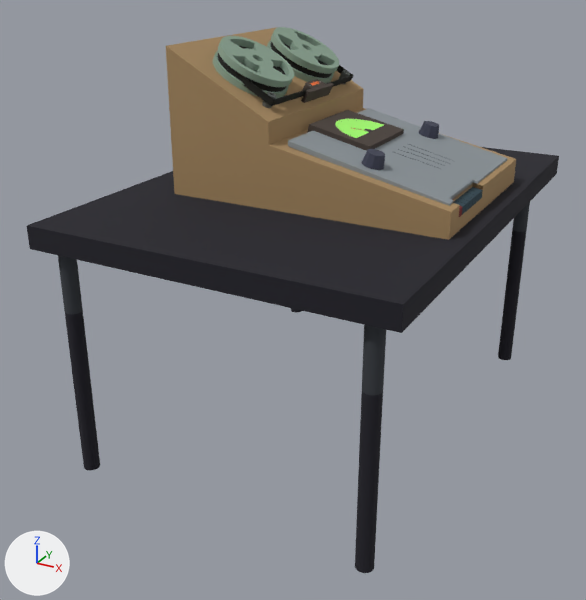
An edit to the OBJ model ProyectoFinal/ProyectoFinal/Models/reproductor/reproductor.obj, drawn before and after from the same camera.
Camera for both pictures: a camera (50 mm lens) standing at (1.68, -4.56, 3.26) and looking at (-0.69, -0.24, 1.1). Arrows for +X, +Y and +Z are at lower left; the lights stay in place. Where no turn or scale is listed for an object, it has been applied to the vertices. Vertices at the same position are counted once.

Script lines for the objects in view, before the commit:
```python
me_reproductor = bpy.data.meshes.new('reproductor')
me_reproductor.from_pydata(...)  # 2132 vertices, 2130 faces; spans x -1.68..0.55, y -1.51..1.56, z 0.23..2.75
me_reproductor.materials.append(mat_lambert5sg)  # picture img_metal_png
me_reproductor.materials.append(mat_lambert13sg)  # picture img_boton_png
me_reproductor.materials.append(mat_lambert6sg)  # picture img_boton_png
me_reproductor.materials.append(mat_lambert10sg)  # picture img_apoyo_png
me_reproductor.materials.append(mat_lambert9sg)  # picture img_madera_arriba_png
me_reproductor.materials.append(mat_lambert4sg)  # picture img_cinta_png
me_reproductor.materials.append(mat_lambert8sg)  # picture img_medidor_png
me_reproductor.materials.append(mat_lambert3sg)  # picture img_botones_png
me_reproductor.materials.append(mat_lambert2sg)  # picture img_caja_png
me_reproductor.materials.append(mat_lambert11sg)  # picture img_mesa_png
me_reproductor.materials.append(mat_lambert12sg)  # picture img_patas_png
me_reproductor.materials.append(mat_lambert7sg)  # picture img_disco_png
ob_reproductor = bpy.data.objects.new('reproductor', me_reproductor)
ob_reproductor.location = (0.0, 0.0, 0.0)
```
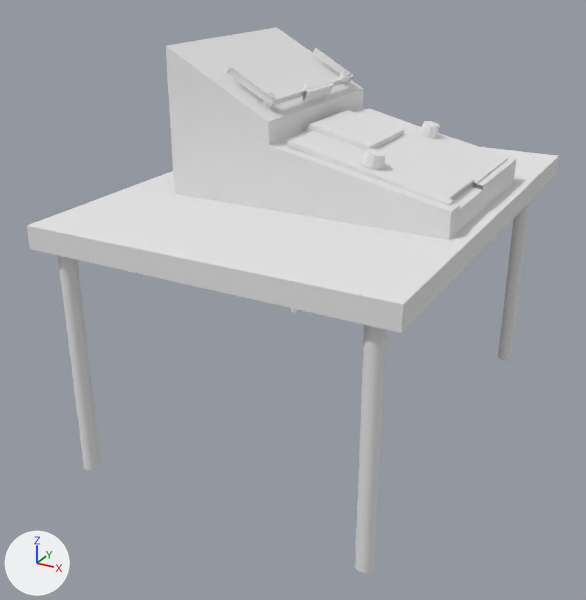
Boxes [x1, y1, x2, y2] around the edits, measured in the pictures (586 x 600 px):
part 1 of me_reproductor, deleted: before [213, 36, 294, 99]
part 2 of me_reproductor, deleted: before [267, 27, 339, 84]
part 3 of me_reproductor, recoloured (grey to white): [288, 108, 508, 206] in both
part 4 of me_reproductor, recoloured (blue to white): [361, 149, 385, 170] in both
part 5 of me_reproductor, recoloured (blue to white): [419, 121, 439, 139] in both
part 6 of me_reproductor, recoloured: [262, 70, 350, 108] in both
part 7 of me_reproductor, recoloured (grey to white): [301, 79, 334, 103] in both
part 8 of me_reproductor, recoloured (black to grey): [228, 65, 354, 106] in both
part 9 of me_reproductor, recoloured: [307, 110, 404, 151] in both
part 10 of me_reproductor, recoloured (blue to white): [453, 187, 483, 217] in both
part 11 of me_reproductor, recoloured (brown to white): [166, 27, 516, 240] in both
part 12 of me_reproductor, recoloured (black to white): [27, 147, 559, 333] in both
part 13 of me_reproductor, recoloured (black to grey): [58, 202, 530, 573] in both

The change, as a list of edits to the scene's bpy script:
```text
Add mat_reproductor1_lambert10sg:
    mat_reproductor1_lambert10sg = principled_material('reproductor1:lambert10SG')
    mat_reproductor1_lambert10sg.base_color = (0.8, 0.8, 0.8)  # white #e7e7e7
    mat_reproductor1_lambert10sg.roughness = 1.0
Add mat_reproductor1_lambert2sg:
    mat_reproductor1_lambert2sg = principled_material('reproductor1:lambert2SG')
    mat_reproductor1_lambert2sg.base_color = (0.8, 0.8, 0.8)  # white #e7e7e7
    mat_reproductor1_lambert2sg.roughness = 1.0
Add mat_reproductor1_lambert8sg:
    mat_reproductor1_lambert8sg = principled_material('reproductor1:lambert8SG')
    mat_reproductor1_lambert8sg.base_color = (0.8, 0.8, 0.8)  # white #e7e7e7
    mat_reproductor1_lambert8sg.roughness = 1.0
Add mat_reproductor1_lambert12sg:
    mat_reproductor1_lambert12sg = principled_material('reproductor1:lambert12SG')
    mat_reproductor1_lambert12sg.base_color = (0.8, 0.8, 0.8)  # white #e7e7e7
    mat_reproductor1_lambert12sg.roughness = 1.0
Add mat_reproductor1_lambert11sg:
    mat_reproductor1_lambert11sg = principled_material('reproductor1:lambert11SG')
    mat_reproductor1_lambert11sg.base_color = (0.8, 0.8, 0.8)  # white #e7e7e7
    mat_reproductor1_lambert11sg.roughness = 1.0
Add mat_reproductor1_lambert6sg:
    mat_reproductor1_lambert6sg = principled_material('reproductor1:lambert6SG')
    mat_reproductor1_lambert6sg.base_color = (0.8, 0.8, 0.8)  # white #e7e7e7
    mat_reproductor1_lambert6sg.roughness = 1.0
Add mat_reproductor1_lambert13sg:
    mat_reproductor1_lambert13sg = principled_material('reproductor1:lambert13SG')
    mat_reproductor1_lambert13sg.base_color = (0.8, 0.8, 0.8)  # white #e7e7e7
    mat_reproductor1_lambert13sg.roughness = 1.0
Add mat_reproductor1_lambert4sg:
    mat_reproductor1_lambert4sg = principled_material('reproductor1:lambert4SG')
    mat_reproductor1_lambert4sg.base_color = (0.8, 0.8, 0.8)  # white #e7e7e7
    mat_reproductor1_lambert4sg.roughness = 1.0
Add mat_reproductor1_lambert5sg:
    mat_reproductor1_lambert5sg = principled_material('reproductor1:lambert5SG')
    mat_reproductor1_lambert5sg.base_color = (0.8, 0.8, 0.8)  # white #e7e7e7
    mat_reproductor1_lambert5sg.roughness = 1.0
Add mat_reproductor1_lambert3sg:
    mat_reproductor1_lambert3sg = principled_material('reproductor1:lambert3SG')
    mat_reproductor1_lambert3sg.base_color = (0.8, 0.8, 0.8)  # white #e7e7e7
    mat_reproductor1_lambert3sg.roughness = 1.0
Add mat_reproductor1_lambert9sg:
    mat_reproductor1_lambert9sg = principled_material('reproductor1:lambert9SG')
    mat_reproductor1_lambert9sg.base_color = (0.8, 0.8, 0.8)  # white #e7e7e7
    mat_reproductor1_lambert9sg.roughness = 1.0
Change me_reproductor:
    remove me_reproductor.from_pydata(...)  # 2132 vertices, 2130 faces; spans x -1.68..0.55, y -1.51..1.56, z 0.23..2.75
    remove me_reproductor.materials.append(mat_lambert7sg)  # picture img_disco_png
    add me_reproductor.from_pydata(...)  # 534 vertices, 580 faces; spans x -1.68..0.55, y -1.51..1.56, z 0.23..2.71
    me_reproductor part 1: the loose piece of 799 vertices spanning x -1.19..-0.71, y -0.5..-0.02, z 2.4..2.75 is deleted
    me_reproductor part 2: the loose piece of 799 vertices spanning x -1.19..-0.71, y 0.12..0.6, z 2.4..2.75 is deleted
    me_reproductor part 3: 10 faces spanning x -0.57..0.41, y -0.54..0.6, z 1.97..2.23 switch from mat_lambert5sg (picture img_metal_png) to mat_reproductor1_lambert5sg (white #e7e7e7)
    me_reproductor part 4: 30 faces spanning x -0.15..-0.02, y -0.48..-0.35, z 2.1..2.2 switch from mat_lambert13sg (picture img_boton_png) to mat_reproductor1_lambert13sg (white #e7e7e7)
    me_reproductor part 5: 30 faces spanning x -0.15..-0.02, y 0.42..0.55, z 2.1..2.2 switch from mat_lambert6sg (picture img_boton_png) to mat_reproductor1_lambert6sg (white #e7e7e7)
    me_reproductor part 6: 192 faces spanning x -0.78..-0.69, y -0.48..0.58, z 2.37..2.47 switch from mat_lambert10sg (picture img_apoyo_png) to mat_reproductor1_lambert10sg (white #e7e7e7)
    me_reproductor part 7: 23 faces spanning x -0.76..-0.65, y -0.11..0.23, z 2.36..2.47 switch from mat_lambert9sg (picture img_madera_arriba_png) to mat_reproductor1_lambert9sg (white #e7e7e7)
    me_reproductor part 8: 20 faces spanning x -0.99..-0.68, y -0.49..0.59, z 2.4..2.6 switch from mat_lambert4sg (picture img_cinta_png) to mat_reproductor1_lambert4sg (white #e7e7e7)
    me_reproductor part 9: 6 faces spanning x -0.62..-0.19, y -0.22..0.31, z 2.07..2.26 switch from mat_lambert8sg (picture img_medidor_png) to mat_reproductor1_lambert8sg (white #e7e7e7)
    me_reproductor part 10: 2 faces spanning x 0.39..0.45, y -0.47..-0.05, z 1.91..1.97 switch from mat_lambert3sg (picture img_botones_png) to mat_reproductor1_lambert3sg (white #e7e7e7)
    me_reproductor part 11: 21 faces spanning x -1.33..0.45, y -0.61..0.68, z 1.79..2.71 switch from mat_lambert2sg (picture img_caja_png) to mat_reproductor1_lambert2sg (white #e7e7e7)
    me_reproductor part 12: 6 faces spanning x -1.68..0.55, y -1.51..1.56, z 1.69..1.83 switch from mat_lambert11sg (picture img_mesa_png) to mat_reproductor1_lambert11sg (white #e7e7e7)
    me_reproductor part 13: 240 faces spanning x -1.57..0.43, y -1.46..1.36, z 0.23..1.69 switch from mat_lambert12sg (picture img_patas_png) to mat_reproductor1_lambert12sg (white #e7e7e7)
```
